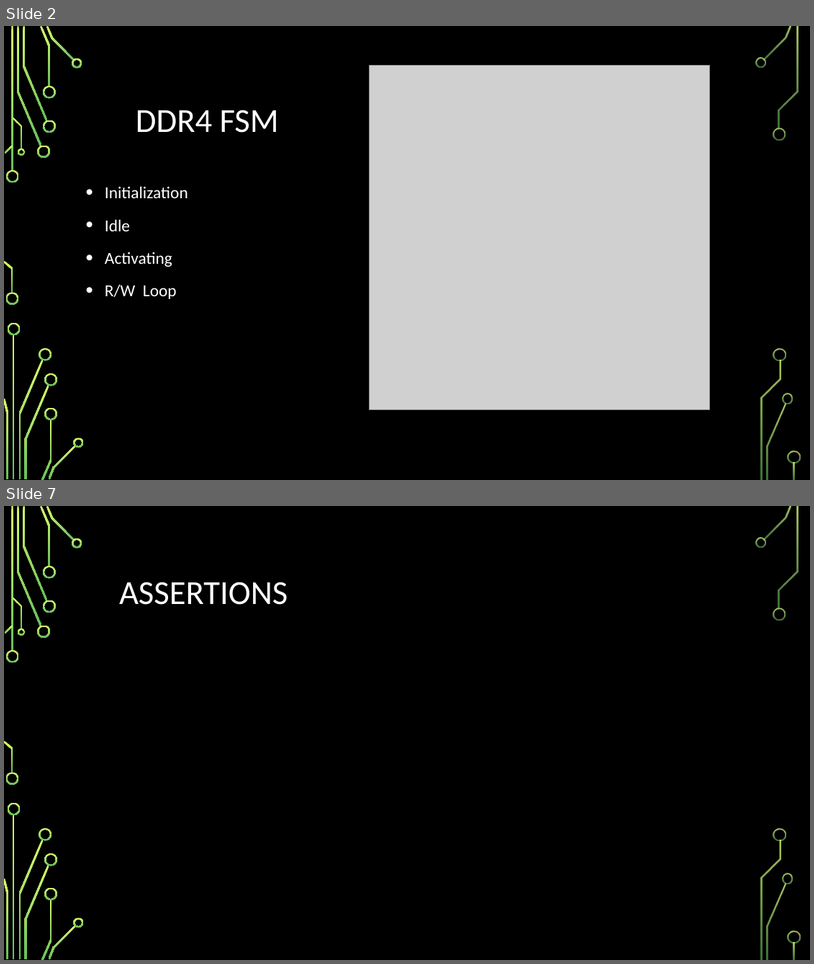
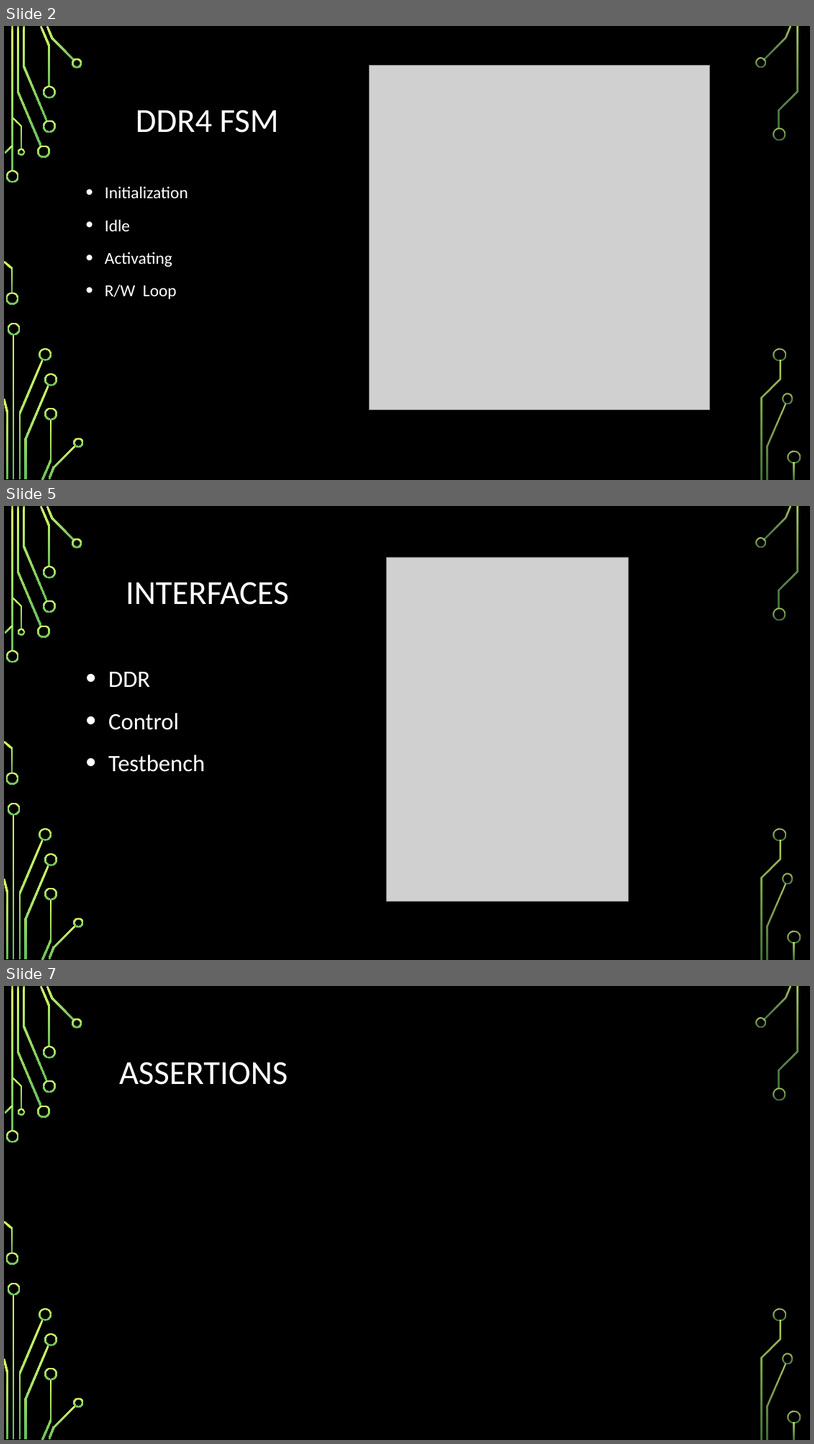
Before and after one commit to bhunt2/DDR4Sim, a slide deck: Design/DDR4 Simulation Presentation.pptx. Shown one above the other, each under a label of ours: slides 2 and 7 before the commit, slides 2, 5 and 7 after it; the slides between them are not shown. The pictures are 814x964 and 814x1444 pixels, drawn with LibreOffice and Linux fonts; fonts in the diff are those of the drawing; grey boxes stand for pictures; background and template pictures are left out. Boxes give left, top, right and bottom in pixels: in the first picture for what was removed or moved away, otherwise in the second. Text is boxed around its words. In the diff, an @@ line names an element or a change of style, - is before the commit and + after.

```diff
--- a/Design/DDR4 Simulation Presentation.pptx
+++ b/Design/DDR4 Simulation Presentation.pptx
@@ slide 5 added at <box>4,506,810,960</box>, background picture (left out); not listed: 36 template elements that a slide beside it also shows @@
@@ picture added at <box>387,557,628,901</box> @@
@@ title added at <box>126,582,289,605</box>, 40 pt, text #FFFFFF @@
+INTERFACES
@@ text added at <box>108,672,205,772</box>, 28 pt, text #FFFFFF @@
+• DDR
+• Control
+• Testbench
```
Also in this commit, not shown: 3 slides changed, 2 other slides added, 2 slides removed, 4 other files.
